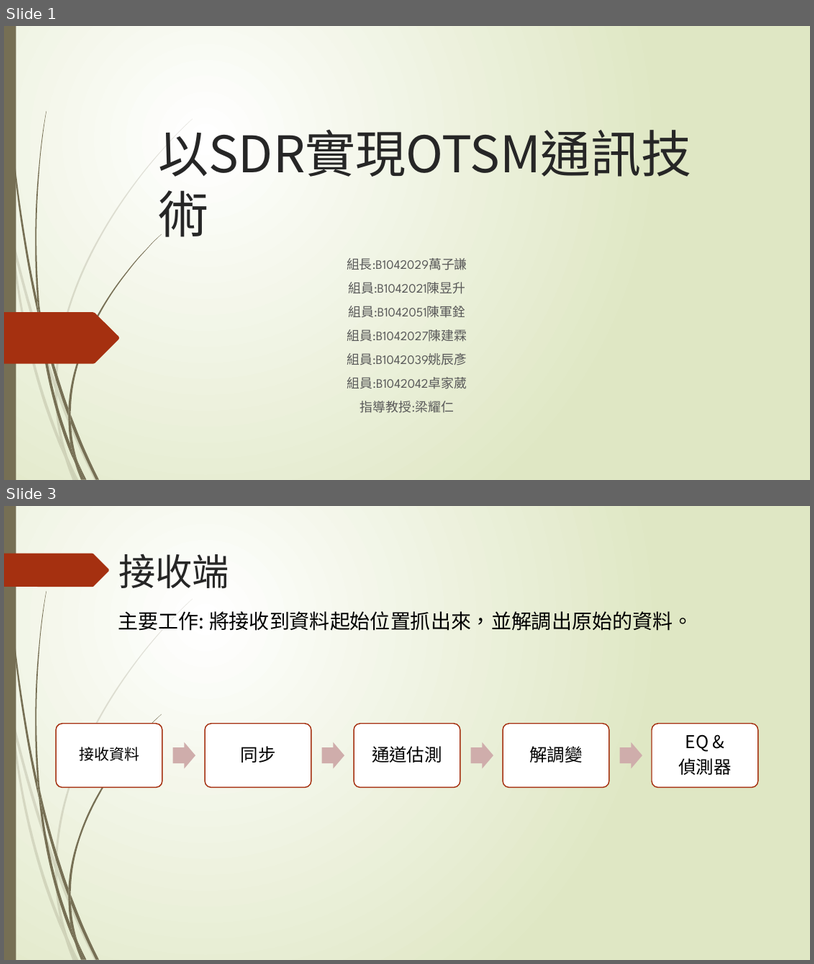
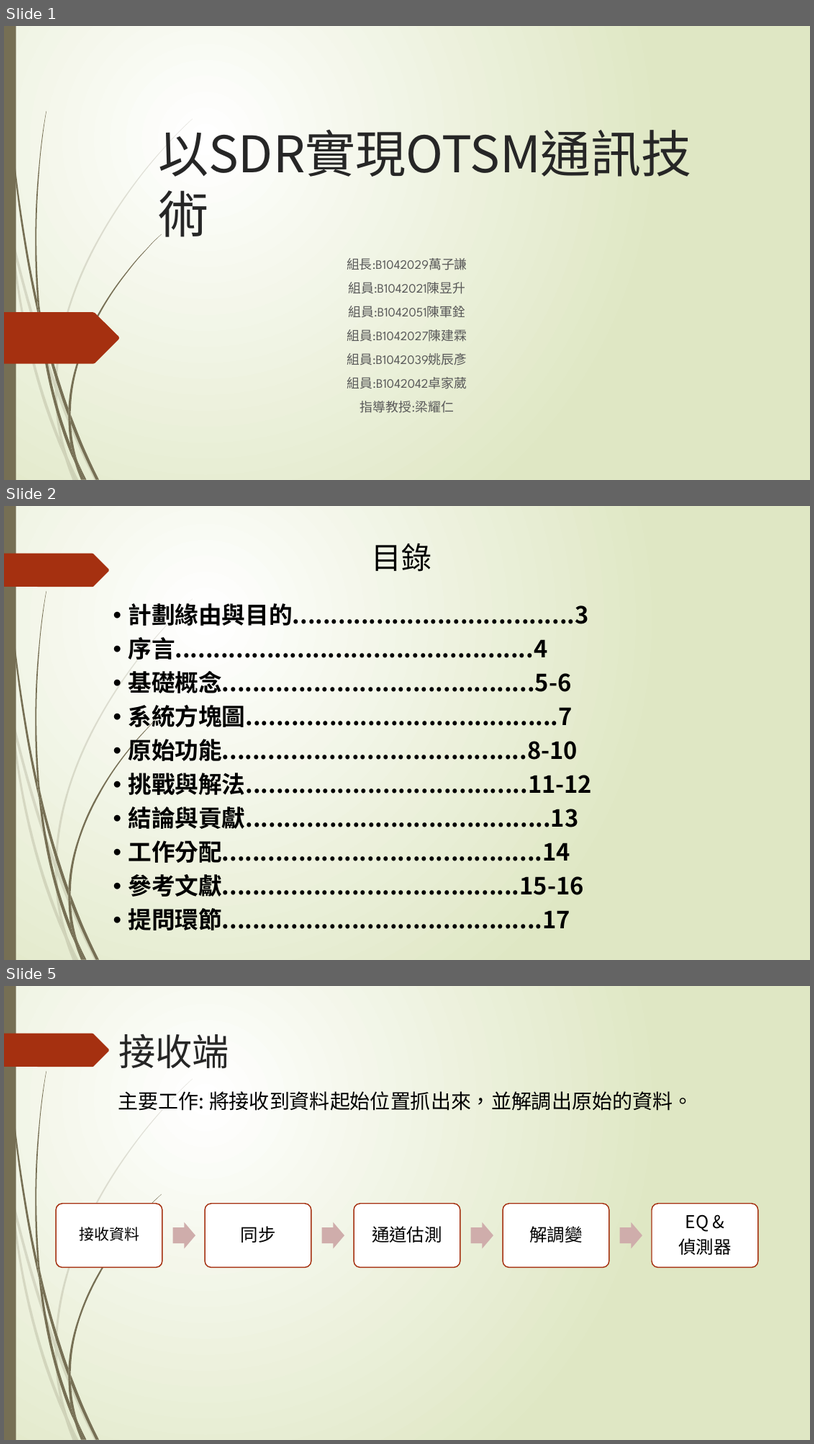
Before and after one commit to NIUWCSP/OTSM, a slide deck: report/以SDR實現OTSM通訊技術.pptx. Shown one above the other, each under a label of ours: slides 1 and 3 before the commit, slides 1, 2 and 5 after it; the slides between them are not shown. The pictures are 814x964 and 814x1444 pixels, drawn with LibreOffice and Linux fonts; fonts in the diff are those of the drawing. Boxes give left, top, right and bottom in pixels: in the first picture for what was removed or moved away, otherwise in the second. Text is boxed around its words. In the diff, an @@ line names an element or a change of style, - is before the commit and + after.

```diff
--- a/report/以SDR實現OTSM通訊技術.pptx
+++ b/report/以SDR實現OTSM通訊技術.pptx
@@ slide 2 added at <box>4,506,810,960</box>, background gradient #FFFFFF to #DFE8C4; not listed: 24 template elements that a slide beside it also shows @@
@@ title added at <box>371,543,432,572</box>, 36 pt, text #000000 @@
+目錄
@@ text added at <box>129,603,593,930</box>, 28 pt, text #000000, bold @@
+• 計劃緣由與目的.....................................3
+• 序言...............................................4
+• 基礎概念.........................................5-6
+• 系統方塊圖.........................................7
+• 原始功能........................................8-10
+• 挑戰與解法.....................................11-12
+• 結論與貢獻........................................13
+• 工作分配..........................................14
+• 參考文獻.......................................15-16
+• 提問環節..........................................17
@@ what was slide 3 is now slide 5 @@
```
Also in this commit, not shown: 7 other slides added, 1 slide removed, 1 other file.
